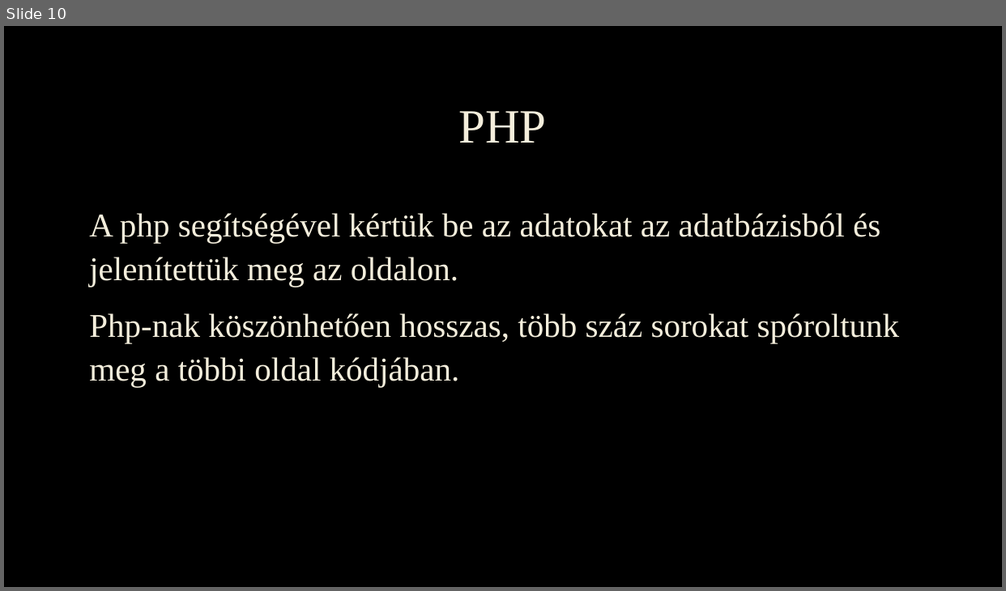
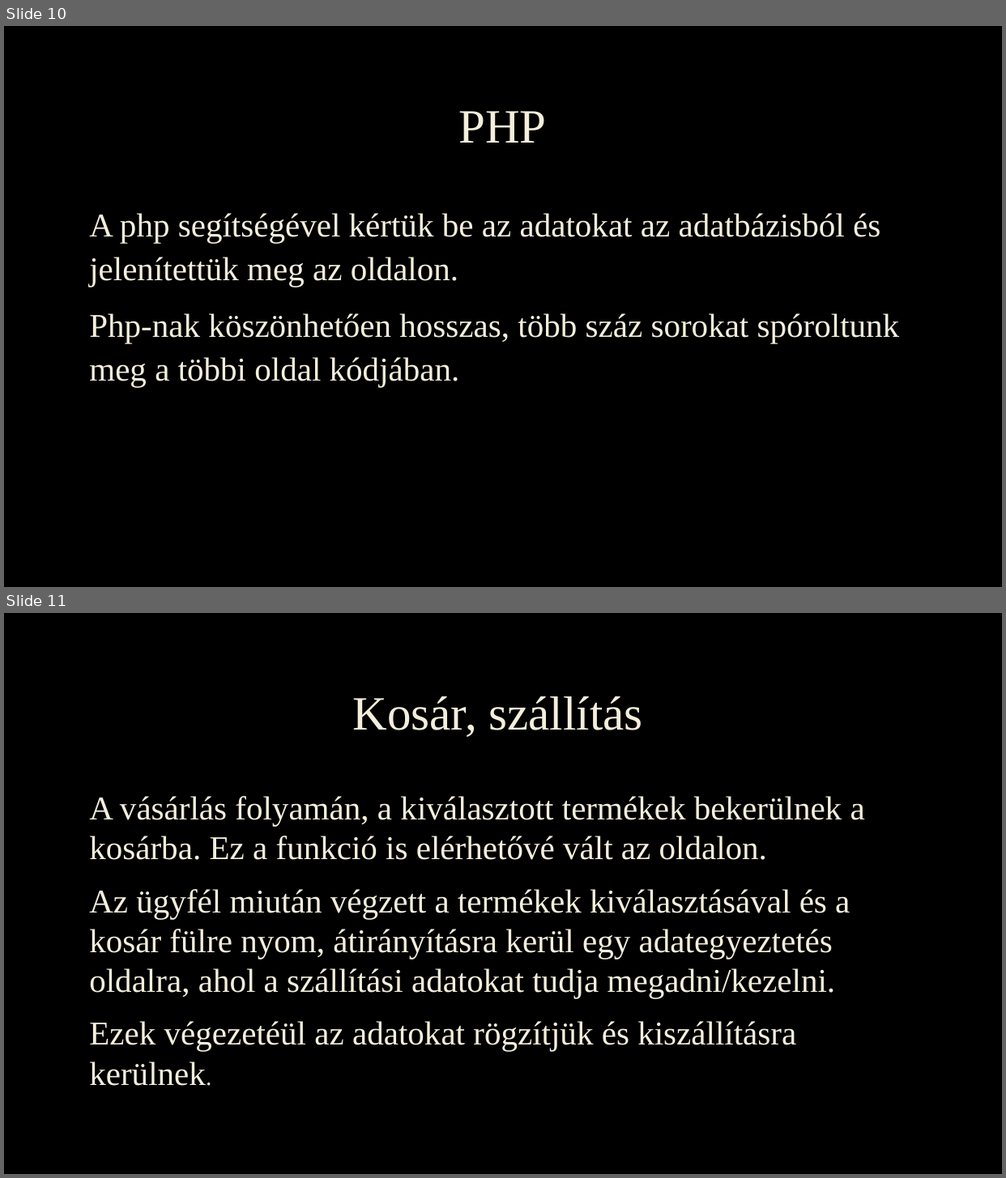
Before and after one commit to FeketeD/Berenyi-kft., a slide deck: prezi.pptx. Shown one above the other, each under a label of ours: slide 10 before the commit, slides 10 and 11 after it. The pictures are 1006x591 and 1006x1178 pixels, drawn with LibreOffice and Linux fonts; fonts in the diff are those of the drawing; background and template pictures are left out. Boxes give left, top, right and bottom in pixels: in the first picture for what was removed or moved away, otherwise in the second. Text is boxed around its words. In the diff, an @@ line names an element or a change of style, - is before the commit and + after.

```diff
--- a/prezi.pptx
+++ b/prezi.pptx
@@ slide 11 added at (4, 613, 1002, 1174), background picture (left out) @@
@@ title added at (353, 696, 643, 737), 46 pt, text #F4EEDC @@
+Kosár, szállítás
@@ text added at (89, 796, 865, 1086), 32 pt, text #F4EEDC @@
+A vásárlás folyamán, a kiválasztott termékek bekerülnek a kosárba. Ez a funkció is elérhetővé vált az oldalon.
+Az ügyfél miután végzett a termékek kiválasztásával és a kosár fülre nyom, átirányításra kerül egy adategyeztetés oldalra, ahol a szállítási adatokat tudja megadni/kezelni.
+Ezek végezetéül az adatokat rögzítjük és kiszállításra kerülnek.
```
Also in this commit, not shown: 4 slides changed, 2 other slides added.
